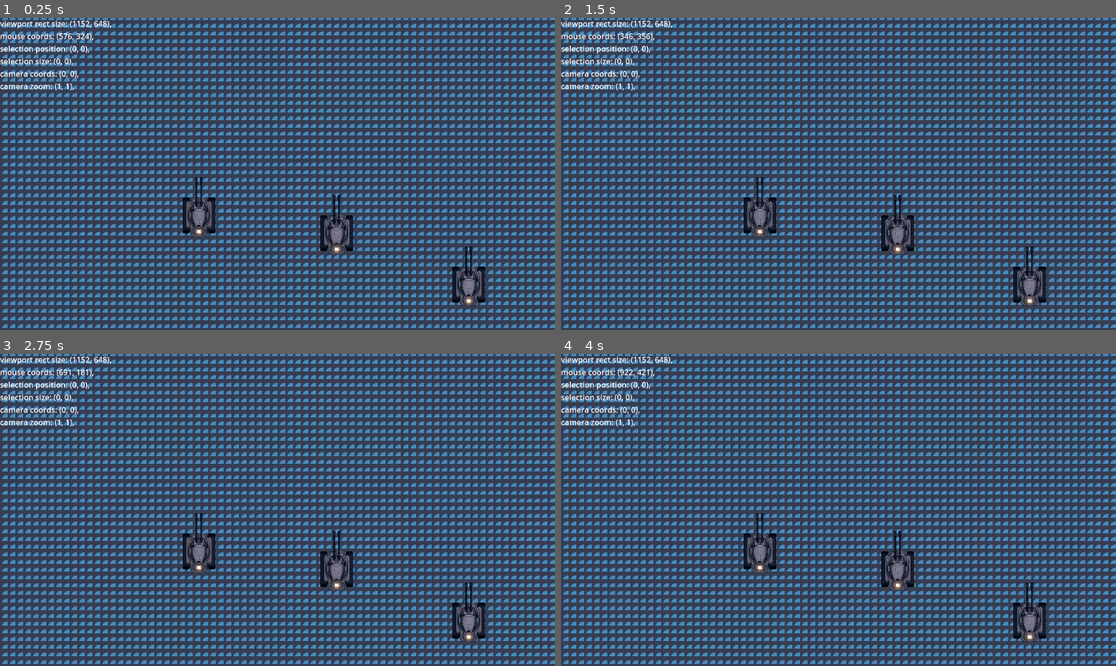
Above: before the commit, frames 1-4 (two rows, left to right).
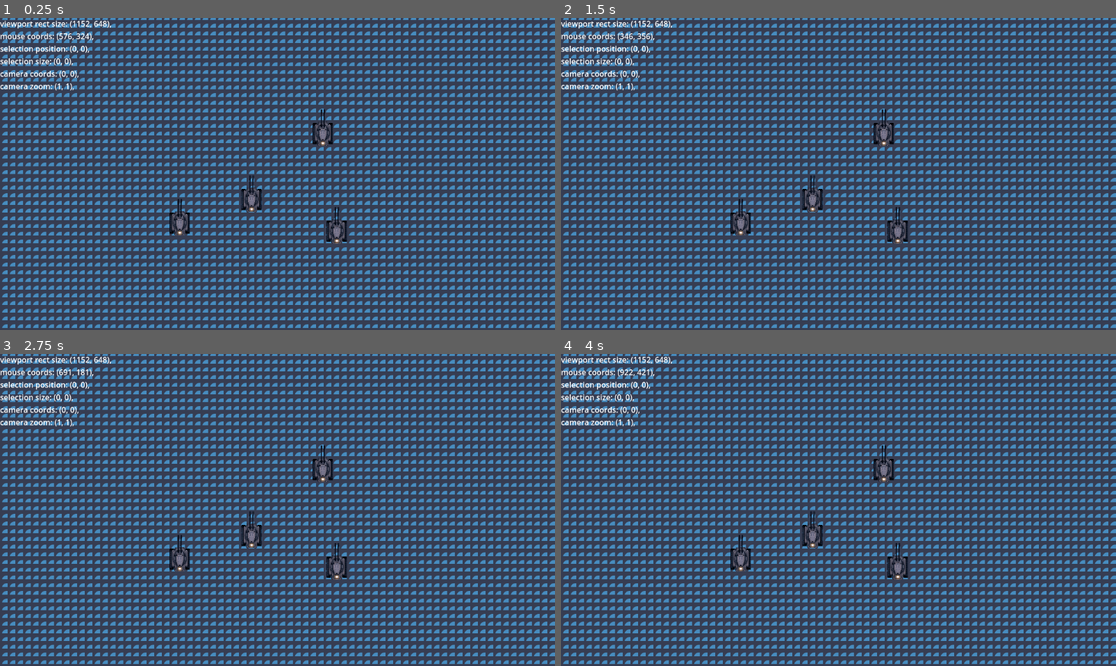
Above: after the commit, the same moments.

Repository: OleksandrLevchuk/godot4-rts
Game: Godot game, scene res://world.tscn
Same seed, same stepped clock (60 frames per second), same inputs: the game is played once before the commit and once after it. The engine's default icon, where the game draws it, is replaced by a stand-in: a white triangle on a blue panel in a dark square.
Inputs (mouse positions are in pixels of both pictures, inside the frame that each line leads up to):
- Up to frame 1 (0.25 s): no input
- Up to frame 2 (1.5 s): tap Enter at 0.5 s; move the mouse to (960, 158) at 0.52 s; hold Right mouse button (right_click, bound only after the commi… 0.53-1.28 s; tap Space at 1.25 s; move the mouse to (727, 189) at 1.27 s; click (727, 189) at 1.35 s
- Up to frame 3 (2.75 s): right-click (166, 525) at 1.55 s; tap Enter at 2 s; move the mouse to (333, 441) at 2.02 s; hold Right mouse button (right_click, bound only after the commi… from 2.03 s (still down)
- Up to frame 4 (4 s): tap Space at 2.75 s; move the mouse to (810, 572) at 2.77 s; release Right mouse button (right_click, bound only after the commi… at 2.78 s; right-click (810, 572) at 2.85 s; tap Enter at 3.5 s; move the mouse to (1005, 556) at 3.52 s; hold Right mouse button (right_click, bound only after the commi… from 3.53 s (still down); click (1005, 556) at 3.6 s

The runs differ from the first frame. In frame 1, 2.5% of the frame differs, in the area x 30-88%, y 29-93%; in frame 2, 2.5%; in frame 3, 2.5%; in frame 4, 2.5%.
Error before the commit: Invalid type in function 'direction_to' in base 'Vector2'. Cannot convert argument 1 from Nil to Vector2. (res://unit.gd:23)

Commit message:
15 hours in
learned to make animations in clip studio
learned to export animation sprite sheets
learned the godot animation player
made the tank move, added the track animation.

Diff:
--- a/project.godot
+++ b/project.godot
@@ -22,6 +22,11 @@
 "events": [Object(InputEventMouseButton,"resource_local_to_scene":false,"resource_name":"","device":-1,"window_id":0,"a …(258 unchanged characters)…
 ]
 }
+right_click={
+"deadzone": 0.5,
+"events": [Object(InputEventMouseButton,"resource_local_to_scene":false,"resource_name":"","device":-1,"window_id":0,"alt_pressed":false,"shift_pressed":false,"ctrl_pressed":false,"meta_pressed":false,"button_mask":2,"position":Vector2(337, 20),"global_position":Vector2(341, 63),"factor":1.0,"button_index":2,"canceled":false,"pressed":true,"double_click":false,"script":null)
+]
+}
 
 [rendering]
 
--- a/unit.gd
+++ b/unit.gd
@@ -1,14 +1,19 @@
 extends CharacterBody2D
 
-@export var selected = false
+@export var is_selected = false
 @onready var box = get_node('selectbox')
+@onready var anim = get_node('AnimationPlayer')
+@onready var target = position
+var follow_cursor = false
+var speed = 100
+
+func _ready():
+	anim.speed_scale = 2.0
 
 func set_selected(value):
+	is_selected = value
 	box.visible = value
 
-var follow_cursor = false
-var speed = 50
-var target
 
 func _input(event):
 	if event.is_action_pressed('right_click'):
@@ -18,10 +23,11 @@
 
 func _physics_process(_delta):
 	if follow_cursor == true:
-		if selected:
+		if is_selected:
 			target = get_global_mouse_position()
+			anim.play('drive')
 	velocity = position.direction_to(target) * speed
 	if position.distance_to(target) > 15:
 		move_and_slide()
 	else:
-		pass
+		anim.stop()
--- a/unit.tscn
+++ b/unit.tscn
@@ -1,10 +1,10 @@
-[gd_scene load_steps=5 format=3 uid="uid://cxe80dasal4cw"]
+[gd_scene load_steps=8 format=3 uid="uid://cxe80dasal4cw"]
 
-[ext_resource type="Texture2D" uid="uid://7hdowu0meedn" path="res://tank.png" id="1_cxny8"]
 [ext_resource type="Script" path="res://unit.gd" id="1_rodqq"]
+[ext_resource type="Texture2D" uid="uid://68ha12iw5bk2" path="res://art/tank/tank_spritesheet.png" id="2_gikie"]
 
 [sub_resource type="RectangleShape2D" id="RectangleShape2D_j1shc"]
-size = Vector2(72, 78)
+size = Vector2(44, 53)
 
 [sub_resource type="StyleBoxFlat" id="StyleBoxFlat_ujj1i"]
 bg_color = Color(0.6, 0.6, 0.6, 0)
@@ -15,21 +15,65 @@
 border_color = Color(0, 0.945098, 0.627451, 1)
 border_blend = true
 
-[node name="CharacterBody2D" type="CharacterBody2D"]
+[sub_resource type="Animation" id="Animation_jhrpe"]
+resource_name = "drive"
+length = 0.4
+loop_mode = 1
+tracks/0/type = "value"
+tracks/0/imported = false
+tracks/0/enabled = true
+tracks/0/path = NodePath("Tank:frame")
+tracks/0/interp = 1
+tracks/0/loop_wrap = true
+tracks/0/keys = {
+"times": PackedFloat32Array(0, 0.1, 0.2, 0.3),
+"transitions": PackedFloat32Array(1, 1, 1, 1),
+"update": 1,
+"values": [0, 1, 2, 3]
+}
+
+[sub_resource type="Animation" id="Animation_66ek5"]
+length = 0.001
+tracks/0/type = "value"
+tracks/0/imported = false
+tracks/0/enabled = true
+tracks/0/path = NodePath("Tank:frame")
+tracks/0/interp = 1
+tracks/0/loop_wrap = true
+tracks/0/keys = {
+"times": PackedFloat32Array(0),
+"transitions": PackedFloat32Array(1),
+"update": 1,
+"values": [0]
+}
+
+[sub_resource type="AnimationLibrary" id="AnimationLibrary_3hjh7"]
+_data = {
+"RESET": SubResource("Animation_66ek5"),
+"drive": SubResource("Animation_jhrpe")
+}
+
+[node name="CharacterBody2D" type="CharacterBody2D" groups=["units"]]
 script = ExtResource("1_rodqq")
 
 [node name="CollisionShape2D" type="CollisionShape2D" parent="."]
-position = Vector2(-1, 17)
+position = Vector2(0, 12.5)
 shape = SubResource("RectangleShape2D_j1shc")
 
 [node name="selectbox" type="Panel" parent="."]
 visible = false
-offset_left = -41.0
-offset_top = -26.0
-offset_right = 41.0
-offset_bottom = 64.0
+offset_left = -22.0
+offset_top = -14.0
+offset_right = 22.0
+offset_bottom = 39.0
 theme_override_styles/panel = SubResource("StyleBoxFlat_ujj1i")
 
 [node name="Tank" type="Sprite2D" parent="."]
-scale = Vector2(0.1, 0.1)
-texture = ExtResource("1_cxny8")
+scale = Vector2(0.25, 0.25)
+texture = ExtResource("2_gikie")
+hframes = 4
+
+[node name="AnimationPlayer" type="AnimationPlayer" parent="."]
+libraries = {
+"": SubResource("AnimationLibrary_3hjh7")
+}
--- a/world.tscn
+++ b/world.tscn
@@ -94,14 +94,17 @@
 
 [node name="Units" type="Node2D" parent="."]
 
-[node name="unit" parent="Units" groups=["units"] instance=ExtResource("3_it4u3")]
+[node name="unit" parent="Units" instance=ExtResource("3_it4u3")]
 position = Vector2(123, 107)
 
-[node name="unit2" parent="Units" groups=["units"] instance=ExtResource("3_it4u3")]
-position = Vector2(397, 214)
+[node name="unit2" parent="Units" instance=ExtResource("3_it4u3")]
+position = Vector2(-54, 41)
 
-[node name="unit3" parent="Units" groups=["units"] instance=ExtResource("3_it4u3")]
-position = Vector2(-163, 70)
+[node name="unit3" parent="Units" instance=ExtResource("3_it4u3")]
+position = Vector2(94, -96)
+
+[node name="unit4" parent="Units" instance=ExtResource("3_it4u3")]
+position = Vector2(-203, 90)
 
 [node name="ui" type="CanvasLayer" parent="."]
 
Binary file added: art/tank/tank_spritesheet.png
